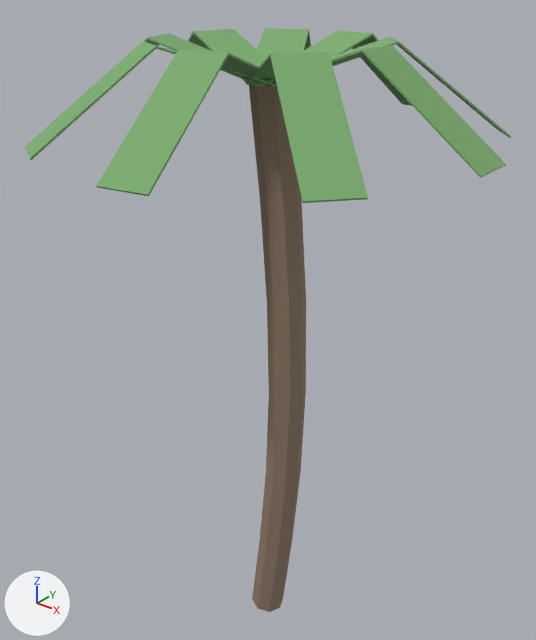
What one commit did to the glTF model modules/assets/internal/models/landscape/landscape.tree.palm.glb.
The view is the same before and after, from a camera (50 mm lens) standing at (4.83, -6.03, 8.1) and looking at (-0.14, 0.18, 4.25). Every picture has the same lights, and +X, +Y and +Z are marked at lower left. The older version comes first.

Before the edit, the objects in view are built like this:
```python
mat_bark = principled_material('bark')
mat_bark.base_color = (0.28, 0.2, 0.14)  # brown #907c69
mat_bark.roughness = 0.95
mat_foliage = principled_material('foliage')
mat_foliage.base_color = (0.2, 0.42, 0.16)  # green #7cad6f
mat_foliage.roughness = 0.9
me_main__bark = bpy.data.meshes.new('main__bark')
me_main__bark.from_pydata(...)  # 56 vertices, 108 faces; spans x -0.22..0.52, y -0.22..0.22, z -0.03..7.03
me_main__bark.materials.append(mat_bark)  # brown #907c69
me_main__foliage = bpy.data.meshes.new('main__foliage')
me_main__foliage.from_pydata(...)  # 108 vertices, 180 faces; spans x -2.3..2.45, y -2.41..2.41, z 6.49..7.41
me_main__foliage.materials.append(mat_foliage)  # green #7cad6f
ob_main__bark = bpy.data.objects.new('main__bark', me_main__bark)
ob_main__bark.location = (0.0, 0.0, 0.0)
ob_main__foliage = bpy.data.objects.new('main__foliage', me_main__foliage)
ob_main__foliage.location = (0.0, 0.0, 0.0)
```
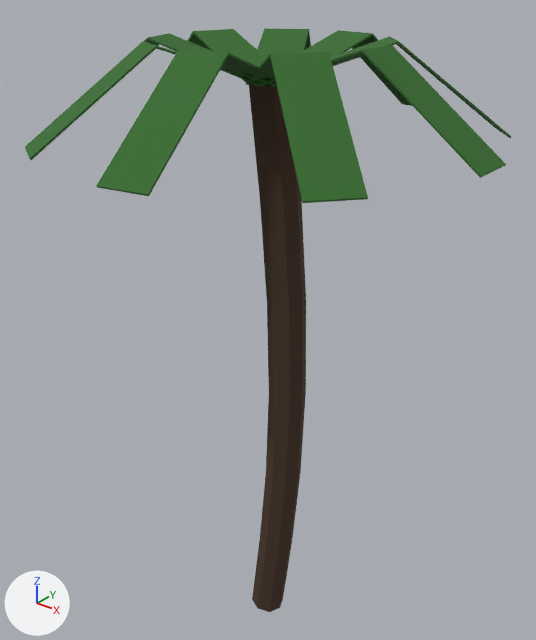
Pixel boxes [x1, y1, x2, y2] of what changed, in the pictures (536 x 640 px):
'main__foliage', recoloured (green to dark green): [25, 28, 511, 203] in both
'main__bark', recoloured (darker): [249, 84, 306, 612] in both

Edits to the bpy script that builds the scene:
```text
Change mat_bark:
    mat_bark.base_color: (0.28, 0.2, 0.14) -> (0.0637, 0.0331, 0.0174)  # brown #907c69 -> brown #473324
Change mat_foliage:
    mat_foliage.base_color: (0.2, 0.42, 0.16) -> (0.0331, 0.147, 0.022)  # green #7cad6f -> dark green #336b29
```
